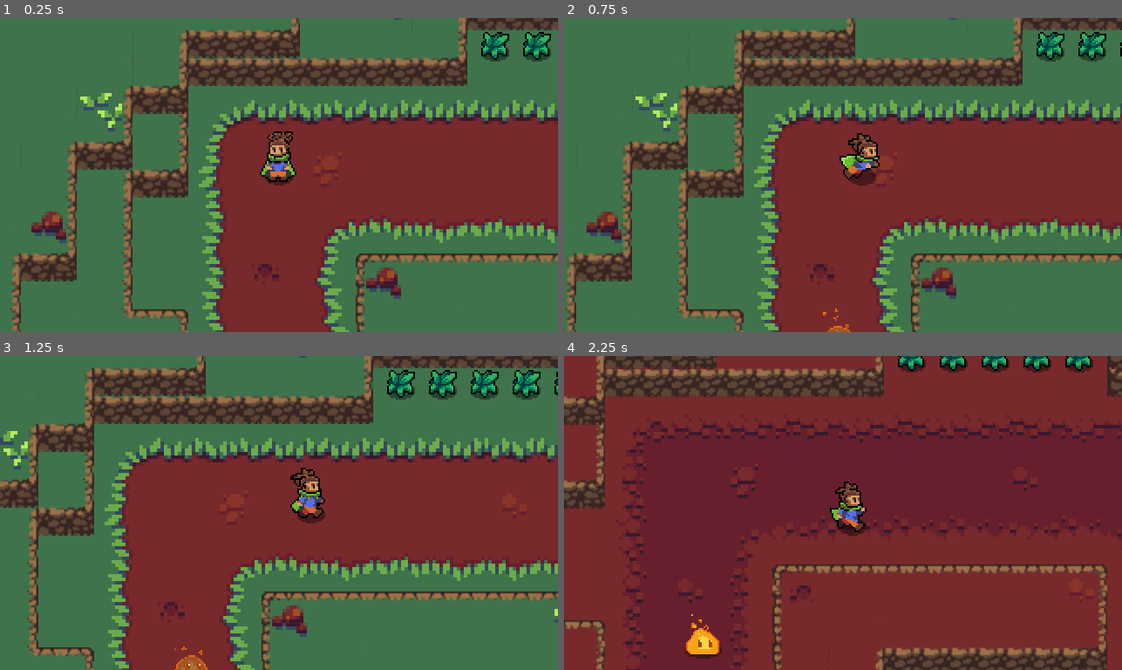
Above: before the commit, frames 1-4 (two rows, left to right).
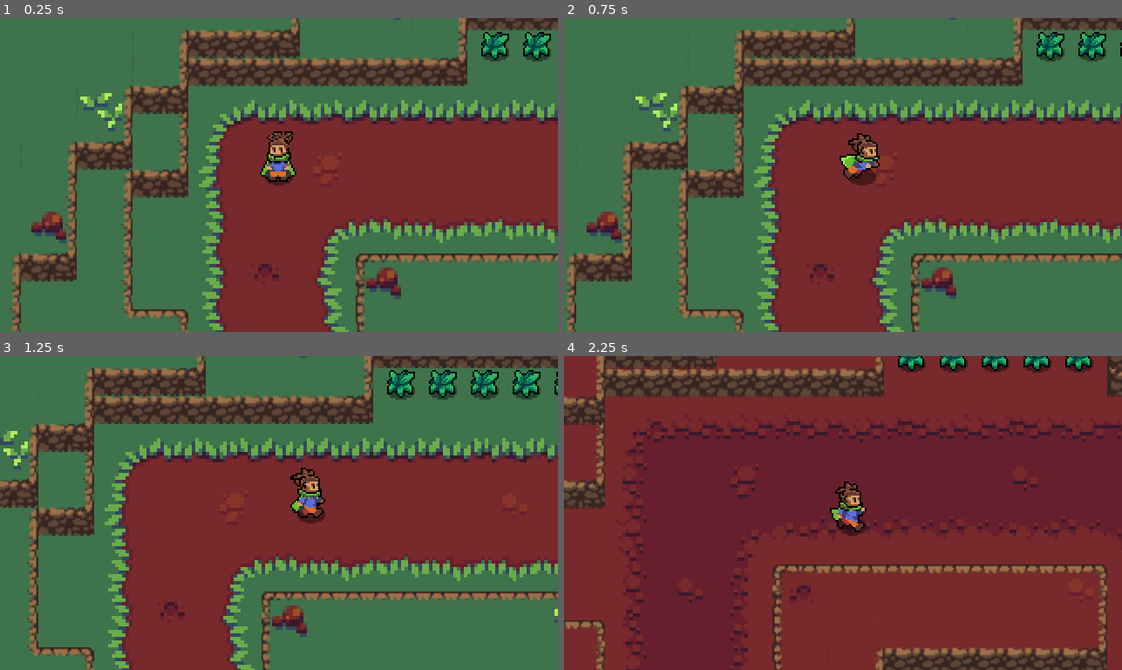
Above: after the commit, the same moments.

Repository: Thomas-Arndt/RPG.1
Game: Godot game, scene res://World/World.tscn
Two runs of this game, one before a commit and one after it. Both use one fixed random seed, a clock stepped at 60 frames per second and the inputs below.
Inputs:
- Up to frame 1 (0.25 s): no input
- Up to frame 2 (0.75 s): tap Enter at 0.5 s; hold Right (ui_right) from 0.53 s (still down); tap E (roll) at 0.6 s
- Up to frame 3 (1.25 s): keep holding Right (ui_right)
- Up to frame 4 (2.25 s): release Right (ui_right) at 1.28 s; hold Down (ui_down) 1.28-2.03 s; tap R (attack) at 1.35 s; tap E (roll) at 1.55 s; hold Right (ui_right) from 2.03 s (still down); tap Space (d_shift) at 2.1 s

Frame 1 is identical in both runs. In frame 2, less than 0.1% of the frame differs, in the area x 46-52%, y 92-100%; in frame 3, 0.2%; in frame 4, 0.5%, in the area x 21-29%, y 82-97%.

Commit message:
Void blobs now flash while invincible

Diff:
--- a/Enemies/GreenVoidBlob.tscn
+++ b/Enemies/GreenVoidBlob.tscn
@@ -1,9 +1,49 @@
-[gd_scene load_steps=6 format=2]
+[gd_scene load_steps=10 format=2]
 
 [ext_resource path="res://Enemies/GreenVoidBlob-idle-move.png" type="Texture" id=1]
 [ext_resource path="res://Enemies/GreenVoidBlob-Faded-idle-move.png" type="Texture" id=2]
 [ext_resource path="res://Enemies/VoidBlob.tscn" type="PackedScene" id=3]
 [ext_resource path="res://Enemies/GreenVoidBlob.gd" type="Script" id=4]
+
+[sub_resource type="Shader" id=2]
+code = "shader_type canvas_item;
+
+uniform bool active = false;
+
+	void fragment() {
+		vec4 previous_color = texture(TEXTURE, UV);
+		vec4 white_color = vec4(1.0, 1.0, 1.0, previous_color.a);
+		vec4 new_color = previous_color;
+		if (active){
+			new_color = white_color;
+		}
+		COLOR = new_color;
+	}"
+
+[sub_resource type="ShaderMaterial" id=3]
+resource_local_to_scene = true
+shader = SubResource( 2 )
+shader_param/active = false
+
+[sub_resource type="Shader" id=4]
+code = "shader_type canvas_item;
+
+uniform bool active = false;
+
+	void fragment() {
+		vec4 previous_color = texture(TEXTURE, UV);
+		vec4 white_color = vec4(1.0, 1.0, 1.0, previous_color.a);
+		vec4 new_color = previous_color;
+		if (active){
+			new_color = white_color;
+		}
+		COLOR = new_color;
+	}"
+
+[sub_resource type="ShaderMaterial" id=5]
+resource_local_to_scene = true
+shader = SubResource( 4 )
+shader_param/active = false
 
 [sub_resource type="AnimationNodeStateMachinePlayback" id=1]
 
@@ -11,12 +51,14 @@
 script = ExtResource( 4 )
 
 [node name="FullSprite" parent="." index="1"]
+material = SubResource( 3 )
 texture = ExtResource( 1 )
 
 [node name="HalfSprite" parent="." index="2"]
+material = SubResource( 5 )
 texture = ExtResource( 2 )
 
-[node name="AnimationTree" parent="." index="5"]
+[node name="AnimationTree" parent="." index="4"]
 parameters/playback = SubResource( 1 )
 
 [editable path="HurtBox"]
--- a/Enemies/RedVoidBlob.tscn
+++ b/Enemies/RedVoidBlob.tscn
@@ -1,9 +1,49 @@
-[gd_scene load_steps=6 format=2]
+[gd_scene load_steps=10 format=2]
 
 [ext_resource path="res://Enemies/RedVoidBlob-idle-move.png" type="Texture" id=1]
 [ext_resource path="res://Enemies/RedVoidBlob-Faded-idle-move.png" type="Texture" id=2]
 [ext_resource path="res://Enemies/VoidBlob.tscn" type="PackedScene" id=3]
 [ext_resource path="res://Enemies/RedVoidBlob.gd" type="Script" id=4]
+
+[sub_resource type="Shader" id=2]
+code = "shader_type canvas_item;
+
+uniform bool active = false;
+
+	void fragment() {
+		vec4 previous_color = texture(TEXTURE, UV);
+		vec4 white_color = vec4(1.0, 1.0, 1.0, previous_color.a);
+		vec4 new_color = previous_color;
+		if (active){
+			new_color = white_color;
+		}
+		COLOR = new_color;
+	}"
+
+[sub_resource type="ShaderMaterial" id=3]
+resource_local_to_scene = true
+shader = SubResource( 2 )
+shader_param/active = false
+
+[sub_resource type="Shader" id=4]
+code = "shader_type canvas_item;
+
+uniform bool active = false;
+
+	void fragment() {
+		vec4 previous_color = texture(TEXTURE, UV);
+		vec4 white_color = vec4(1.0, 1.0, 1.0, previous_color.a);
+		vec4 new_color = previous_color;
+		if (active){
+			new_color = white_color;
+		}
+		COLOR = new_color;
+	}"
+
+[sub_resource type="ShaderMaterial" id=5]
+resource_local_to_scene = true
+shader = SubResource( 4 )
+shader_param/active = false
 
 [sub_resource type="AnimationNodeStateMachinePlayback" id=1]
 
@@ -11,9 +51,11 @@
 script = ExtResource( 4 )
 
 [node name="FullSprite" parent="." index="1"]
+material = SubResource( 3 )
 texture = ExtResource( 1 )
 
 [node name="HalfSprite" parent="." index="2"]
+material = SubResource( 5 )
 texture = ExtResource( 2 )
 
 [node name="AnimationTree" parent="." index="4"]
--- a/Enemies/VoidBlob.gd
+++ b/Enemies/VoidBlob.gd
@@ -22,12 +22,12 @@
 onready var anim_player = $AnimationPlayer
 onready var anim_tree = $AnimationTree
 onready var anim_state = anim_tree.get("parameters/playback")
+onready var blink_anim_player = $BlinkAnimationPlayer
 onready var hurt_box = $HurtBox
 onready var hit_box = $HitBox
 onready var player_detection_zone = $PlayerDetectionZone
 onready var soft_collision = $SoftCollision
 onready var wander_controller = $WanderController
-onready var blink_anim_player = $BlinkAnimationPlayer
 
 func _ready():
 	stats.set_max_health(3)
@@ -85,6 +85,7 @@
 func accelerate_towards_point(point, delta):
 	var direction = global_position.direction_to(point)
 	velocity = velocity.move_toward(direction * MAX_SPEED, ACCELERATION * delta)
+	hit_box.knockback_vector = velocity.normalized()
 	full_sprite.flip_h = velocity.x > 0
 	half_sprite.flip_h = velocity.x > 0
 
@@ -98,3 +99,12 @@
 
 func match_dimension():
 	pass
+
+
+
+func _on_HurtBox_invincible_start():
+	blink_anim_player.play("start")
+
+
+func _on_HurtBox_invincible_end():
+	blink_anim_player.play("stop")
--- a/Enemies/VoidBlob.tscn
+++ b/Enemies/VoidBlob.tscn
@@ -25,27 +25,12 @@
 	}"
 
 [sub_resource type="ShaderMaterial" id=18]
+resource_local_to_scene = true
 shader = SubResource( 17 )
 shader_param/active = false
 
-[sub_resource type="Shader" id=19]
-code = "shader_type canvas_item;
-
-uniform bool active = false;
-
-	void fragment() {
-		vec4 previous_color = texture(TEXTURE, UV);
-		vec4 white_color = vec4(1.0, 1.0, 1.0, previous_color.a);
-		vec4 new_color = previous_color;
-		if (active){
-			new_color = white_color;
-		}
-		COLOR = new_color;
-	}"
-
 [sub_resource type="ShaderMaterial" id=20]
-shader = SubResource( 19 )
-shader_param/active = false
+resource_local_to_scene = true
 
 [sub_resource type="Animation" id=3]
 length = 0.001
@@ -305,7 +290,7 @@
 
 [sub_resource type="CapsuleShape2D" id=1]
 radius = 3.0
-height = 10.0
+height = 8.0
 
 [sub_resource type="CapsuleShape2D" id=7]
 radius = 5.0
@@ -315,14 +300,99 @@
 radius = 63.0
 
 [sub_resource type="CapsuleShape2D" id=9]
-radius = 3.0
+radius = 5.0
+height = 8.0
+
+[sub_resource type="CapsuleShape2D" id=10]
+radius = 5.0
 height = 6.0
 
-[sub_resource type="CapsuleShape2D" id=10]
-radius = 4.0
-height = 6.0
+[sub_resource type="Animation" id=21]
+length = 0.001
+tracks/0/type = "value"
+tracks/0/path = NodePath("HalfSprite:material:shader_param/active")
+tracks/0/interp = 1
+tracks/0/loop_wrap = true
+tracks/0/imported = false
+tracks/0/enabled = true
+tracks/0/keys = {
+"times": PoolRealArray( 0 ),
+"transitions": PoolRealArray( 1 ),
+"update": 0,
+"values": [ false ]
+}
+tracks/1/type = "value"
+tracks/1/path = NodePath("FullSprite:material:shader_param/active")
+tracks/1/interp = 1
+tracks/1/loop_wrap = true
+tracks/1/imported = false
+tracks/1/enabled = true
+tracks/1/keys = {
+"times": PoolRealArray( 0 ),
+"transitions": PoolRealArray( 1 ),
+"update": 0,
+"values": [ false ]
+}
+
+[sub_resource type="Animation" id=22]
+resource_name = "start"
+length = 0.2
+loop = true
+tracks/0/type = "value"
+tracks/0/path = NodePath("FullSprite:material:shader_param/active")
+tracks/0/interp = 1
+tracks/0/loop_wrap = true
+tracks/0/imported = false
+tracks/0/enabled = true
+tracks/0/keys = {
+"times": PoolRealArray( 0, 0.1 ),
+"transitions": PoolRealArray( 1, 1 ),
+"update": 1,
+"values": [ true, false ]
+}
+tracks/1/type = "value"
+tracks/1/path = NodePath("HalfSprite:material:shader_param/active")
+tracks/1/interp = 1
+tracks/1/loop_wrap = true
+tracks/1/imported = false
+tracks/1/enabled = true
+tracks/1/keys = {
+"times": PoolRealArray( 0, 0.1 ),
+"transitions": PoolRealArray( 1, 1 ),
+"update": 1,
+"values": [ true, false ]
+}
+
+[sub_resource type="Animation" id=23]
+resource_name = "stop"
+length = 0.1
+tracks/0/type = "value"
+tracks/0/path = NodePath("FullSprite:material:shader_param/active")
+tracks/0/interp = 1
+tracks/0/loop_wrap = true
+tracks/0/imported = false
+tracks/0/enabled = true
+tracks/0/keys = {
+"times": PoolRealArray( 0 ),
+"transitions": PoolRealArray( 1 ),
+"update": 1,
+"values": [ false ]
+}
+tracks/1/type = "value"
+tracks/1/path = NodePath("HalfSprite:material:shader_param/active")
+tracks/1/interp = 1
+tracks/1/loop_wrap = true
+tracks/1/imported = false
+tracks/1/enabled = true
+tracks/1/keys = {
+"times": PoolRealArray( 0 ),
+"transitions": PoolRealArray( 1 ),
+"update": 1,
+"values": [ false ]
+}
 
 [node name="VoidBlob" type="KinematicBody2D"]
+position = Vector2( 0, -6 )
 collision_layer = 16
 collision_mask = 32
 script = ExtResource( 5 )
@@ -371,6 +441,7 @@
 shape = SubResource( 7 )
 
 [node name="PlayerDetectionZone" parent="." instance=ExtResource( 1 )]
+visible = false
 
 [node name="CollisionShape2D" parent="PlayerDetectionZone" index="0"]
 shape = SubResource( 8 )
@@ -392,6 +463,11 @@
 
 [node name="WanderController" parent="." instance=ExtResource( 8 )]
 
+[node name="BlinkAnimationPlayer" type="AnimationPlayer" parent="."]
+anims/RESET = SubResource( 21 )
+anims/start = SubResource( 22 )
+anims/stop = SubResource( 23 )
+
 [connection signal="no_health" from="Stats" to="." method="_on_Stats_no_health"]
 [connection signal="area_entered" from="HurtBox" to="." method="_on_HurtBox_area_entered"]
 [connection signal="invincible_end" from="HurtBox" to="." method="_on_HurtBox_invincible_end"]
--- a/Player/Player.gd
+++ b/Player/Player.gd
@@ -1,5 +1,4 @@
 extends KinematicBody2D
-
 
 export var ACCELERATION = 500
 export var MAX_SPEED = 80
@@ -31,11 +30,15 @@
 	anim_tree.set("parameters/roll/blend_position", Vector2.DOWN)
 	anim_tree.set("parameters/attack/blend_position", Vector2.DOWN)
 	anim_player.play("SETUP")
-	PlayerStats.health = 3
+	PlayerStats.set_health(3)
 	sword_hit_box.knockback_vector = roll_vector
 	PlayerStats.connect("no_health", self, "_on_PlayerStats_no_health")
 
 func _physics_process(delta):
+
+	knockback = knockback.move_toward(Vector2.ZERO, FRICTION * delta)
+	knockback = move_and_slide(knockback)
+
 	match state:
 		MOVE:
 			move_state(delta)
@@ -99,7 +102,8 @@
 
 func _on_HurtBox_area_entered(area):
 	PlayerStats.change_health(-area.damage)
-	knockback = area.knockback_vector * 200
+	print(area.knockback_vector)
+	knockback = area.knockback_vector * 175
 	hurt_box.start_invincible(0.6)
 
 func _on_HurtBox_invincible_start():
--- a/Player/Player.tscn
+++ b/Player/Player.tscn
@@ -835,7 +835,7 @@
 height = 12.0
 
 [sub_resource type="CapsuleShape2D" id=51]
-radius = 4.0
+radius = 5.0
 height = 4.0
 
 [node name="Player" type="KinematicBody2D"]
@@ -899,7 +899,7 @@
 [node name="SwordHitBox" parent="HitBoxPivot" instance=ExtResource( 4 )]
 
 [node name="CollisionShape2D" parent="HitBoxPivot/SwordHitBox" index="0"]
-position = Vector2( 0, 12 )
+position = Vector2( 0, 11 )
 rotation = 1.5708
 shape = SubResource( 50 )
 disabled = true
@@ -907,7 +907,7 @@
 [node name="HurtBox" parent="." instance=ExtResource( 5 )]
 
 [node name="CollisionShape2D" parent="HurtBox" index="0"]
-position = Vector2( 0, -3 )
+position = Vector2( 0, -2 )
 shape = SubResource( 51 )
 
 [connection signal="area_entered" from="HurtBox" to="." method="_on_HurtBox_area_entered"]
--- a/Utils/Stats/PlayerStats.gd
+++ b/Utils/Stats/PlayerStats.gd
@@ -19,7 +19,7 @@
 		emit_signal("no_health")
 
 func change_health(value):
-	print(health)
+
 	health += value
 	if health <= 0:
 		emit_signal("no_health")
--- a/World/World.tscn
+++ b/World/World.tscn
@@ -1123,9 +1123,21 @@
 position = Vector2( -768, 136 )
 
 [node name="GreenVoidBlob" parent="YSort" instance=ExtResource( 7 )]
-position = Vector2( -928, 320 )
+position = Vector2( -624, 520 )
+
+[node name="GreenVoidBlob2" parent="YSort" instance=ExtResource( 7 )]
+position = Vector2( -744, 400 )
 
 [node name="RedVoidBlob" parent="YSort" instance=ExtResource( 6 )]
-position = Vector2( -952, 320 )
+position = Vector2( -600, 392 )
 collision_layer = 1
 collision_mask = 1
+
+[node name="RedVoidBlob2" parent="YSort" instance=ExtResource( 6 )]
+position = Vector2( -744, 528 )
+
+[node name="RedVoidBlob3" parent="YSort" instance=ExtResource( 6 )]
+position = Vector2( -680, 440 )
+
+[node name="GreenVoidBlob3" parent="YSort" instance=ExtResource( 7 )]
+position = Vector2( -680, 472 )
Not shown: 1 places in Enemies/VoidBlob.tscn that only renumber resources
